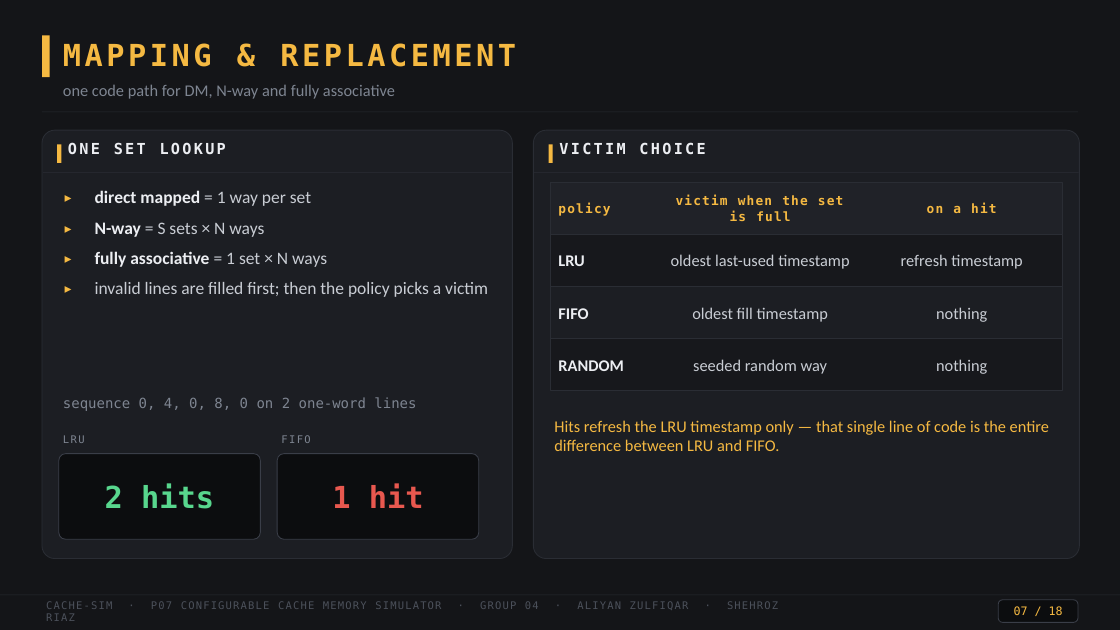
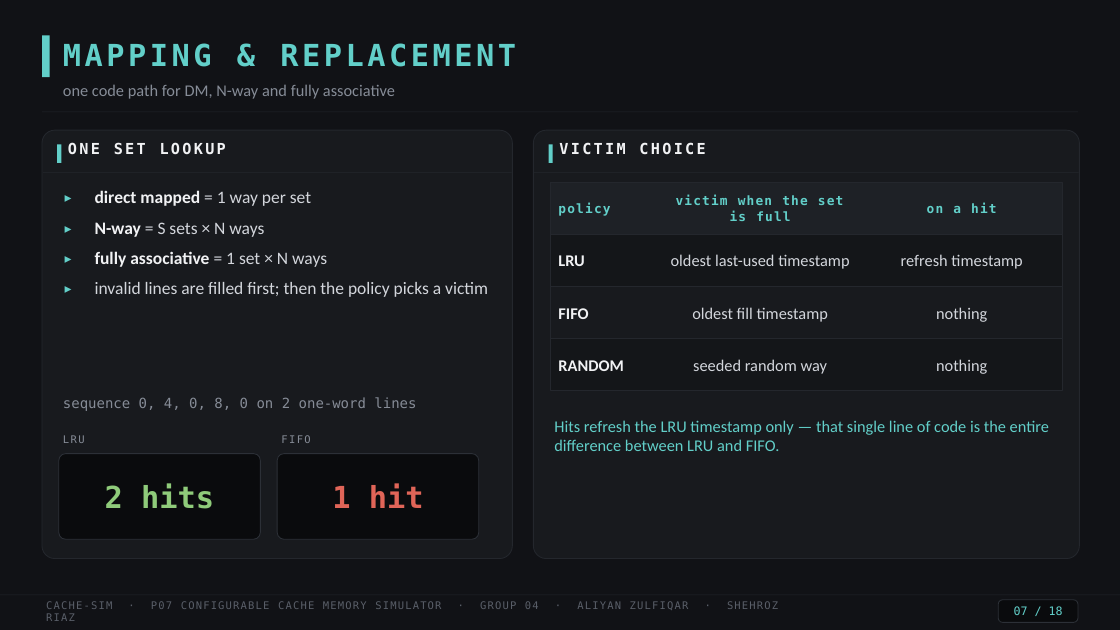
Before and after one commit to zorhehs/coa-lab-group4, a slide deck: slide 7 of docs/slides.pptx. Drawn at 1120x630 pixels with LibreOffice and Linux fonts; fonts in the diff are those of the drawing. Boxes give left, top, right and bottom in pixels: in the first picture for what was removed or moved away, otherwise in the second. Text is boxed around its words. In the diff, an @@ line names an element or a change of style, - is before the commit and + after.

```diff
--- a/docs/slides.pptx
+++ b/docs/slides.pptx
@@ background #141518 to #111216 @@
@@ rounded rectangle at (42,130,513,559): fill #1C1E23 to #181A1E; outline #2A2D34 0.75 pt to #24272D 0.75 pt @@
@@ text "ONE SET LOOKUP" at (68,142,226,155): text colour #ECEEF2 to #F1F2F4 @@
@@ rounded rectangle at (534,130,1080,559): fill #1C1E23 to #181A1E; outline #2A2D34 0.75 pt to #24272D 0.75 pt @@
@@ fill #F5B942 to #62CFC9 in 3 elements at (42,35,50,77), (57,145,61,163), (549,145,553,163) @@
@@ text "VICTIM CHOICE" at (559,142,705,155): text colour #ECEEF2 to #F1F2F4 @@
@@ text "▸ direct mapped = 1 ..." at (95,190,488,297): text colour #F5B942 to #62CFC9 in "▸", "▸", "▸", "▸"; text colour #ECEEF2 to #F1F2F4 in "direct mapped", "N-way", "fully associative"; text colour #C9CDD4 to #D3D6DC in "= 1 way per set", "= S sets × N ways", "= 1 set × N ways", "invalid lines are filled first; then the ..." @@
@@ rectangle at (550,182,1063,234): fill #202228 to #1E2126; outline #2A2D34 0.75 pt to #24272D 0.75 pt @@
@@ text colour #F5B942 to #62CFC9 in 6 elements at (63,43,516,67), (1014,606,1063,615), (558,203,610,216), (676,195,844,221), (927,203,997,213), (554,420,1049,451) @@
@@ text "LRU" at (63,435,85,443): text colour #7E8591 to #868C97 @@
@@ text "FIFO" at (281,435,310,443): text colour #7E8591 to #868C97 @@
@@ text "2 hits" at (105,483,214,509): text colour #58D68D to #8FCB7A @@
@@ fill #0C0D0F to #0A0B0D; outline #3A3E48 0.75 pt to #2C3037 0.75 pt in 3 elements at (998,600,1078,623), (277,454,479,539), (59,454,260,539) @@
@@ text "1 hit" at (332,483,424,508): text colour #E8584F to #E06558 @@
```
Also in this commit, not shown: 17 other slides changed, 12 other files.
